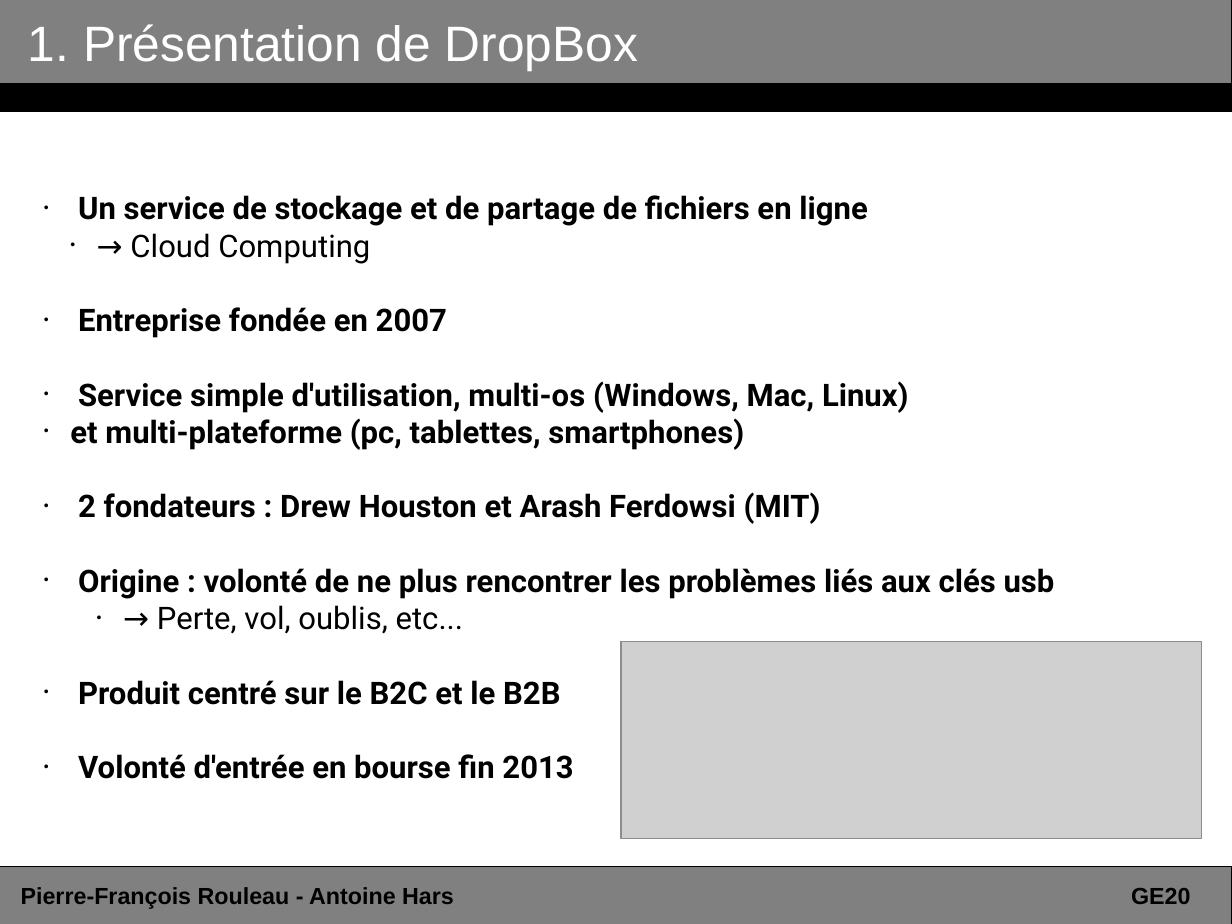
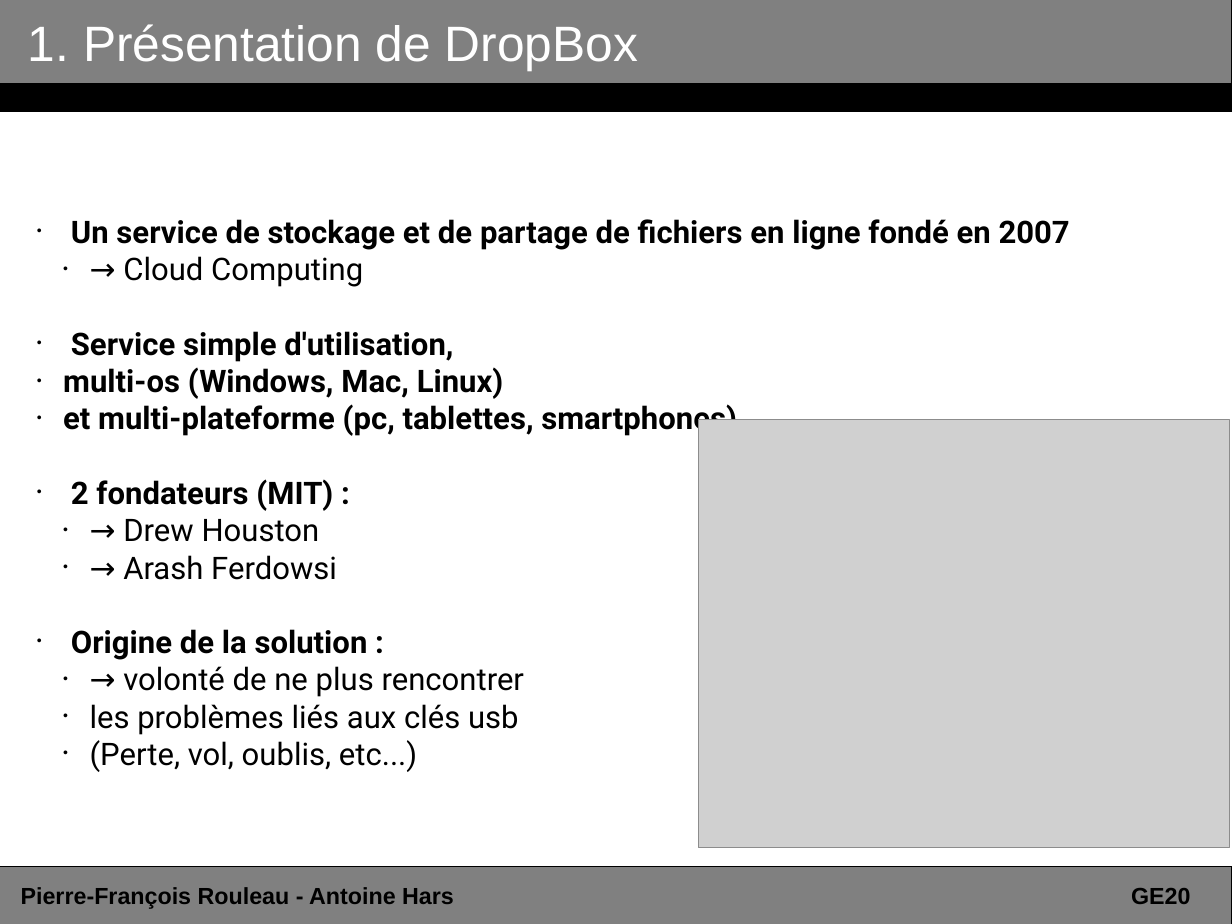
Before and after one commit to ahars/ge20, a slide deck: slide 4 of presentation_dropbox.odp. Drawn at 1232x924 pixels with LibreOffice and Linux fonts; fonts in the diff are those of the drawing; grey boxes stand for pictures. Boxes give left, top, right and bottom in pixels: in the first picture for what was removed or moved away, otherwise in the second. Text is boxed around its words. In the diff, an @@ line names an element or a change of style, - is before the commit and + after.

Commit message:
taf sur la presentation

```diff
--- a/presentation_dropbox.odp
+++ b/presentation_dropbox.odp
@@ subtitle "Un service de stockage et ...": place and size @@
-subtitle "Un service de stockage et ..." at (70,195,1055,779)
+subtitle "Un service de stockage et ..." at (63,219,1070,772)
@@ subtitle at (71,219,1070,250): text changed @@
-• Un service de stockage et de partage de fichiers en ligne
+• Un service de stockage et de partage de fichiers en ligne fondé en 2007
@@ subtitle at (63,331,504,399): text changed @@
-• Entreprise fondée en 2007
-• Service simple d'utilisation, multi-os (Windows, Mac, Linux)
+• Service simple d'utilisation,
+• multi-os (Windows, Mac, Linux)
@@ picture: place and size @@
-picture at (622,642,1202,838)
+picture at (699,419,1230,849)
@@ subtitle at (71,479,524,772): text changed; bold off @@
-• 2 fondateurs : Drew Houston et Arash Ferdowsi (MIT)
-• Origine : volonté de ne plus rencontrer les problèmes liés aux clés usb
-    • → Perte, vol, oublis, etc...
-• Produit centré sur le B2C et le B2B
-• Volonté d'entrée en bourse fin 2013
+• 2 fondateurs (MIT) :
+  • → Drew Houston
+  • → Arash Ferdowsi
+• Origine de la solution :
+  • → volonté de ne plus rencontrer
+  • les problèmes liés aux clés usb
+  • (Perte, vol, oublis, etc...)
```
Also in this commit, not shown: 7 other slides changed, 1 slide added.
